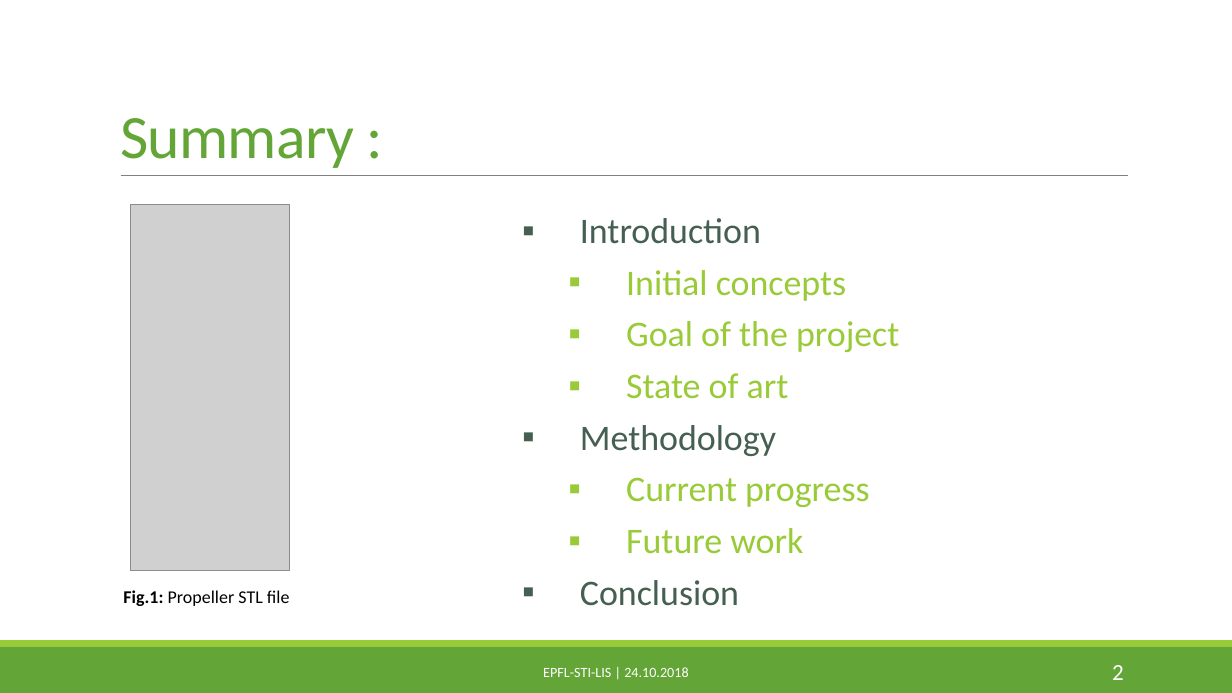
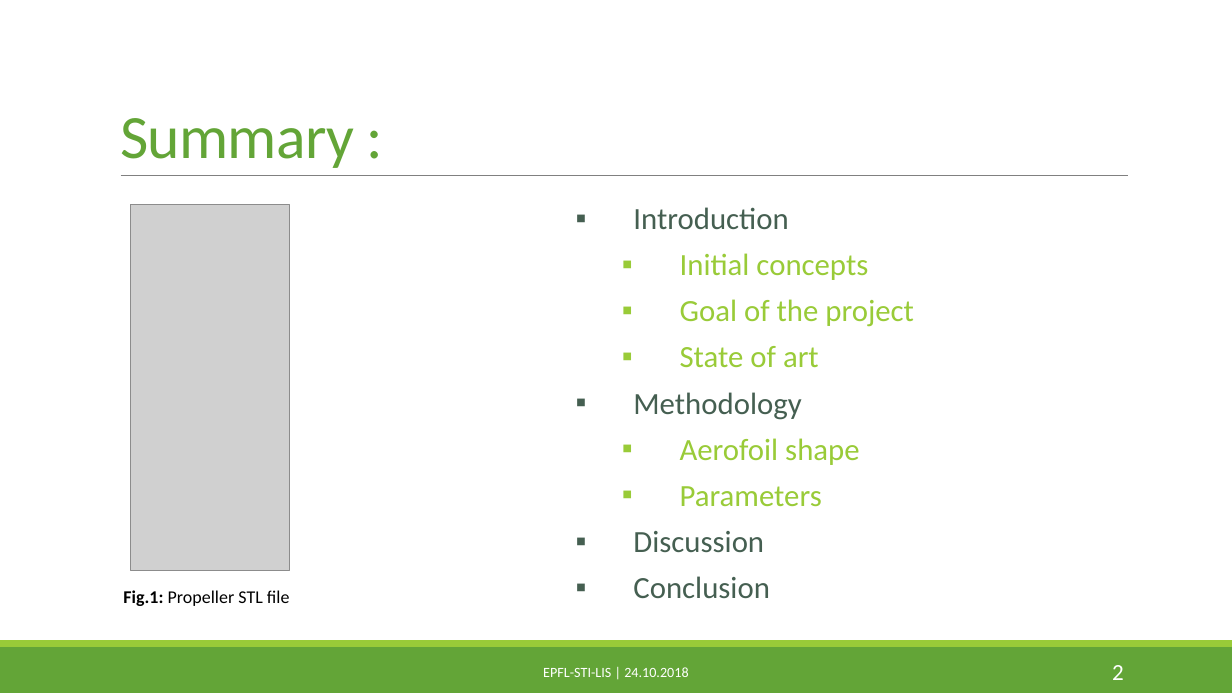
Before and after one commit to PaulineMauryL/PropellerProject, a slide deck: slide 2 of Report/MIDTERM.pptx. Drawn at 1232x693 pixels with LibreOffice and Linux fonts; fonts in the diff are those of the drawing; grey boxes stand for pictures. Boxes give left, top, right and bottom in pixels: in the first picture for what was removed or moved away, otherwise in the second. Text is boxed around its words. In the diff, an @@ line names an element or a change of style, - is before the commit and + after.

```diff
--- a/Report/MIDTERM.pptx
+++ b/Report/MIDTERM.pptx
@@ text "Introduction": place and size @@
-text "Introduction" at box(580, 218, 899, 606)
+text "Introduction" at box(633, 207, 914, 598)
@@ text at box(633, 207, 914, 598): size 28 to 24 pt in "Introduction", "Initial concepts", "Goal of the project", "State of art" and 2 more places @@
@@ text at box(633, 438, 859, 552): text changed; size 28 to 24 pt @@
-  ▪ Current progress
-  ▪ Future work
+  ▪ Aerofoil shape
+  ▪ Parameters
+▪ Discussion
```
Also in this commit, not shown: 8 other slides changed, 7 slides added, 1 slide removed, 14 other files.
